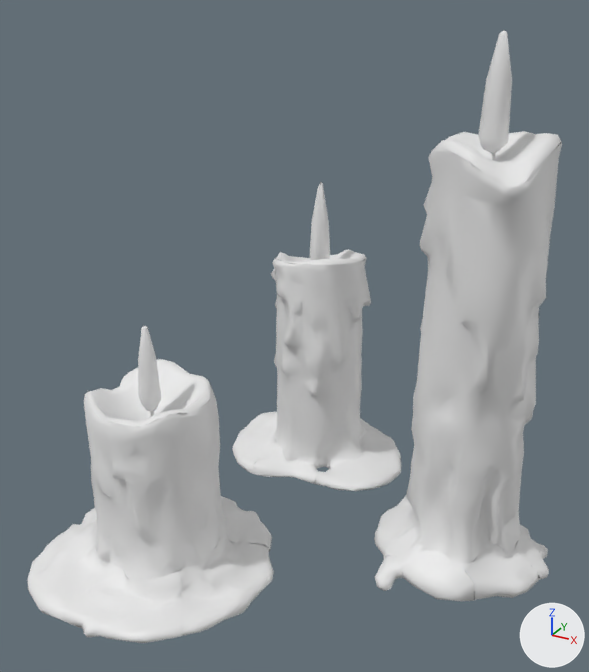
One commit to the glTF model client/resources/modelos/vela_branca.glb: the scene before it, then after it.
Both versions are drawn from a 50 mm lens placed at (0.138, -0.298, 0.236), pointed at (-0.011, -0.027, 0.1). The lights are fixed; the arrows at lower right show +X, +Y and +Z. The picture after the commit comes second. Where no turn or scale is listed for an object, it has been applied to the vertices. Vertices at exactly the same position are counted once.
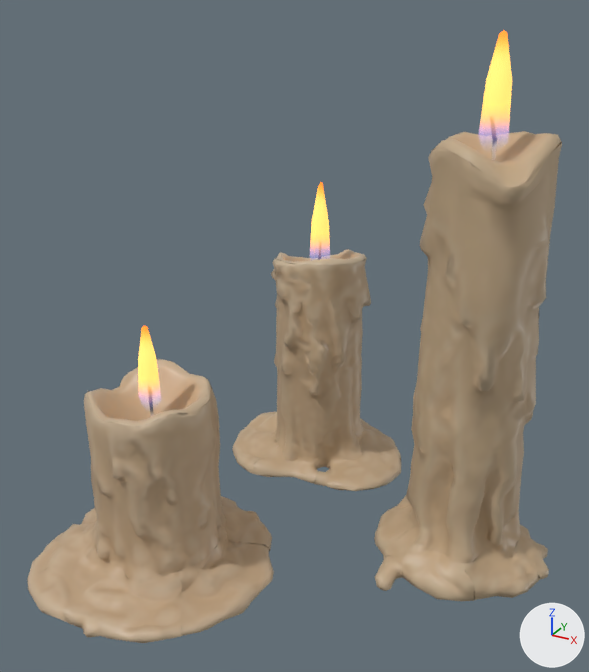
Boxes [x1, y1, x2, y2] around the edits, measured in the pictures (589 x 672 px):
'Object_4', recoloured (white to brown): [374, 131, 562, 601] in both
'Object_12', recoloured (white to beige): [27, 359, 274, 643] in both
'Object_8', recoloured, surface changed (white to beige): [232, 249, 401, 491] in both
'mesh_8', recoloured, surface changed (white to yellow): [481, 30, 512, 121] in both
'mesh_6', recoloured, surface changed (white to yellow): [138, 326, 160, 391] in both
'mesh_7', recoloured, surface changed (white to yellow): [310, 182, 330, 246] in both
'Object_6', recoloured: [490, 120, 497, 160] in both
'Object_14', surface changed: [148, 390, 154, 417] in both

Patch to the scene script:
```diff
--- a/client/resources/modelos/vela_branca.glb.py
+++ b/client/resources/modelos/vela_branca.glb.py
@@ mat_candle_1 @@
+mat_candle_1 = bpy.data.materials.new('Candle_1')
+# uses the picture img_image_0
+# uses the picture img_image_1
+# uses the picture img_image_2
@@ mat_flame @@
+mat_flame = bpy.data.materials.new('Flame')
+# uses the picture img_image_10
+# uses the picture img_image_9
@@ mat_candle_3 @@
+mat_candle_3 = bpy.data.materials.new('Candle_3')
+# uses the picture img_image_6
+# uses the picture img_image_7
+# uses the picture img_image_8
@@ mat_candle_2 @@
+mat_candle_2 = bpy.data.materials.new('Candle_2')
+# uses the picture img_image_3
+# uses the picture img_image_4
+# uses the picture img_image_5
@@ me_object_0 @@
 me_object_0.from_pydata(...)  # 1098 vertices, 1816 faces; spans x -0.035..0.044, y -0.038..0.037, z -0.093..0.092
+me_object_0.materials.append(mat_candle_1)
@@ me_object_2 @@
 me_object_2.from_pydata(...)  # 1206 vertices, 1993 faces; spans x -0.0478..0.0478, y -0.0397..0.04, z -0.0577..0.0575
+# me_object_2 part 1: texture (UV) coordinates changed
+me_object_2.materials.append(mat_candle_2)
@@ me_object_4 @@
 me_object_4.from_pydata(...)  # 1186 vertices, 1966 faces; spans x -0.0511..0.0506, y -0.0519..0.0522, z -0.0433..0.043
+me_object_4.materials.append(mat_candle_3)
@@ me_object_1 @@
 me_object_1.from_pydata(...)  # 9 vertices, 9 faces; spans x -0.002..0.0018, y -0.0016..0.0004, z -0.0189..0.0182
+me_object_1.materials.append(mat_candle_1)
@@ me_object_5 @@
 me_object_5.from_pydata(...)  # 12 vertices, 8 faces; spans x -0.0009..0.0013, y -0.0006..0.0009, z -0.0128..0.0126
+# me_object_5 part 2: texture (UV) coordinates changed
@@ me_mesh_8 @@
 me_mesh_8.from_pydata(...)  # 47 vertices, 63 faces; spans x -0.0048..0.0053, y -0.0053..0.0049, z -0.0003..0.0421
+# me_mesh_8 part 3: texture (UV) coordinates changed
+me_mesh_8.materials.append(mat_flame)
@@ me_mesh_7 @@
 me_mesh_7.from_pydata(...)  # 44 vertices, 64 faces; spans x -0.0051..0.0052, y -0.005..0.0051, z 0.0004..0.0434
+# me_mesh_7 part 4: texture (UV) coordinates changed
+me_mesh_7.materials.append(mat_flame)
@@ me_mesh_6 @@
 me_mesh_6.from_pydata(...)  # 46 vertices, 63 faces; spans x -0.0042..0.0047, y -0.0049..0.0039, z -0.0007..0.0376
+# me_mesh_6 part 5: texture (UV) coordinates changed
+me_mesh_6.materials.append(mat_flame)
```
